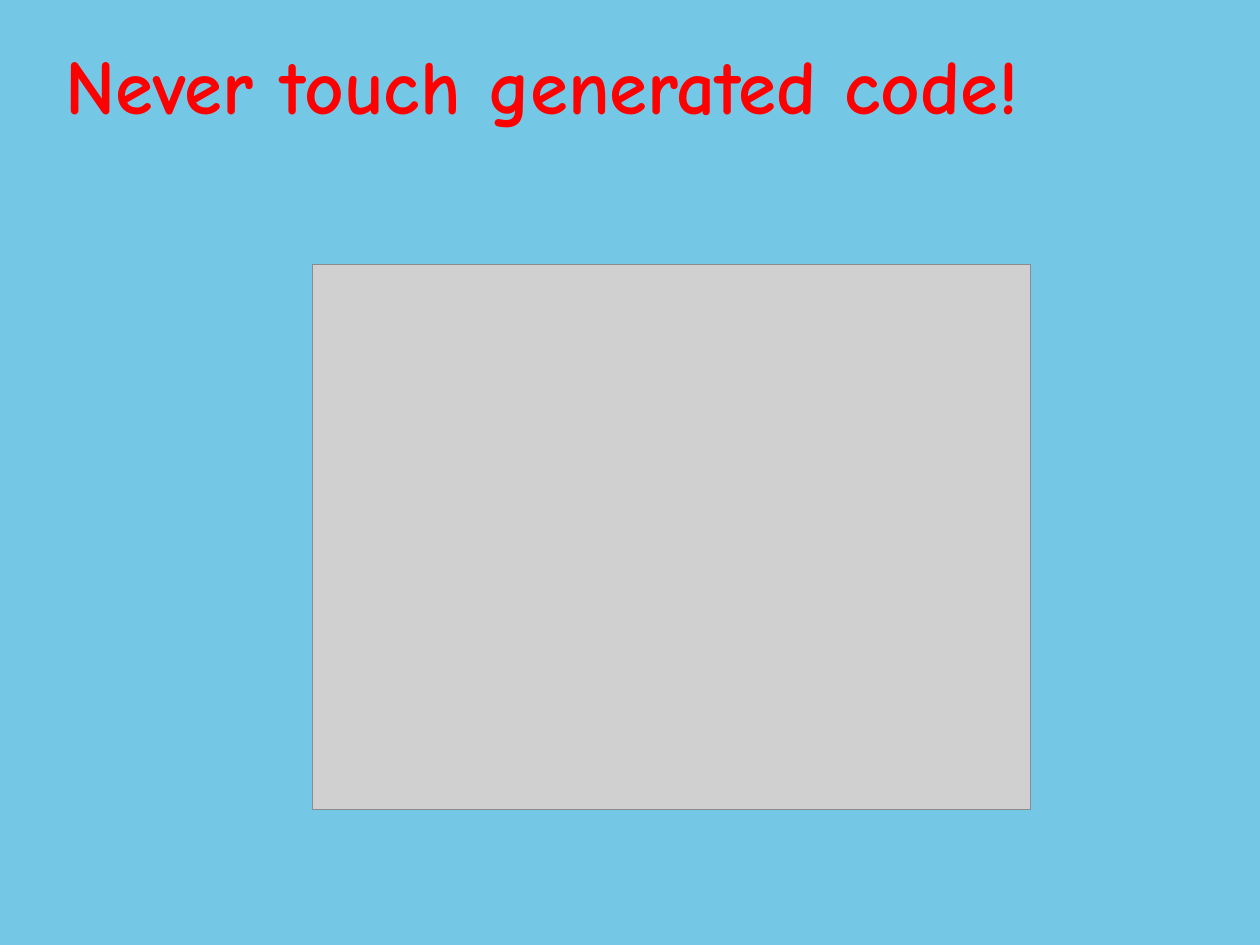
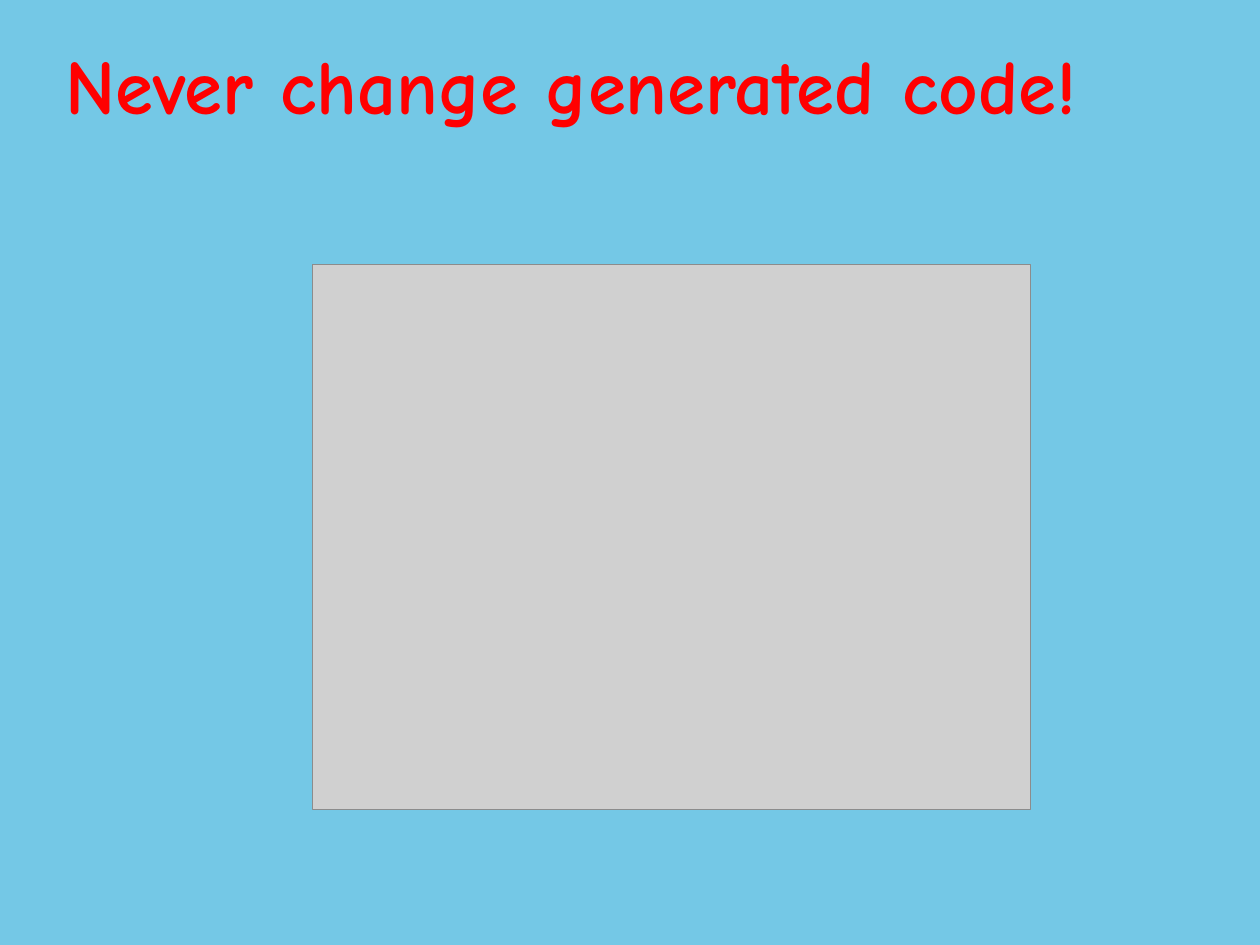
Before and after one commit to thomasfischl/xtext-workshop, a slide deck: slide 11 of xText Workshop.pptx. Drawn at 1260x945 pixels with LibreOffice and Linux fonts; fonts in the diff are those of the drawing; grey boxes stand for pictures; background and template pictures are left out. Boxes give left, top, right and bottom in pixels: in the first picture for what was removed or moved away, otherwise in the second. Text is boxed around its words. In the diff, an @@ line names an element or a change of style, - is before the commit and + after.

```diff
--- a/xText Workshop.pptx
+++ b/xText Workshop.pptx
@@ title at [65, 62, 1076, 128]: text changed @@
-Never touch generated code!
+Never change generated code!
```
Also in this commit, not shown: 3 other slides changed, 1 slide added.
